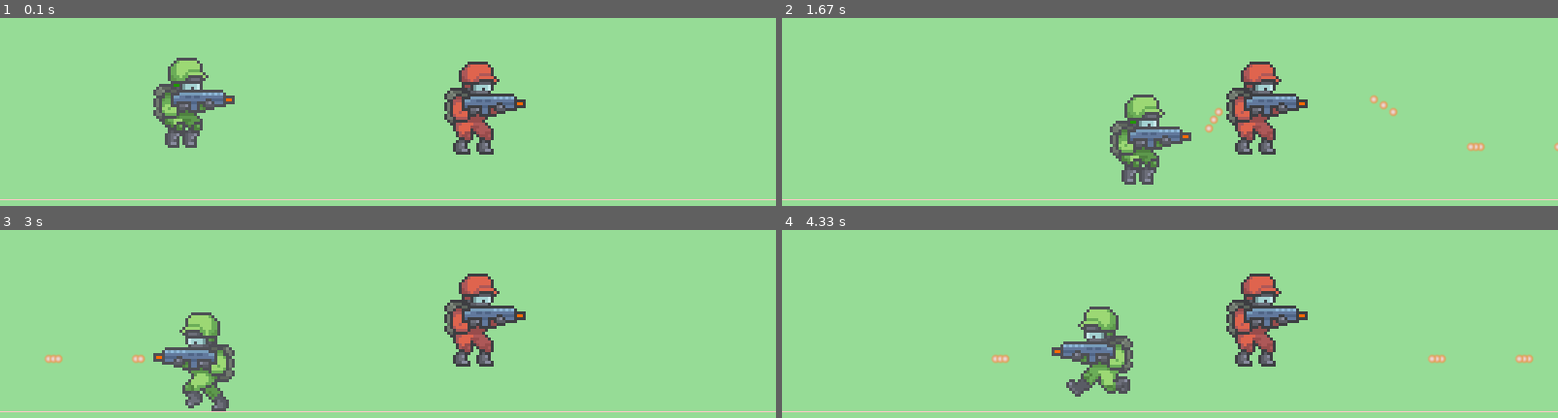
Above: before the commit, frames 1-4 (two rows, left to right).
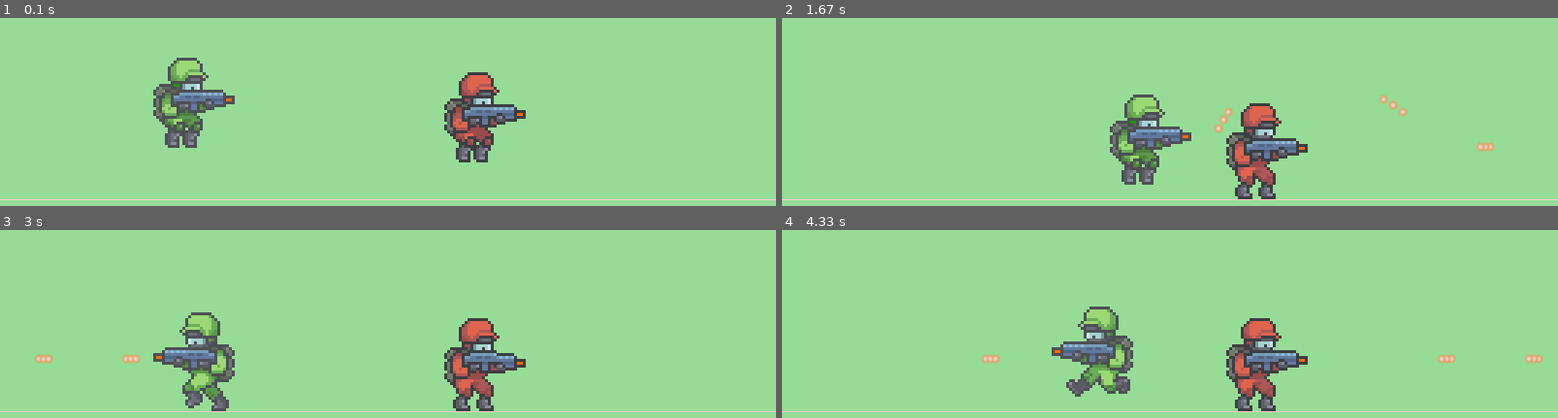
Above: after the commit, the same moments.

Repository: MattJColes/pygame2-testing
Game: pygame game, started from main.py
The game is run twice, just before and just after one commit, with the same random seed, the same clock (stepped at 60 frames per second) and the same inputs.
Inputs:
- Up to frame 1 (0.1 s): no input
- Up to frame 2 (1.67 s): tap Space at 0.33, 0.73, 1.03, 1.23, 1.57 s; hold D 0.67-1.13 s; hold W 1.17-1.47 s; hold D from 1.5 s (still down)
- Up to frame 3 (3 s): tap Space at 1.87, 2.07, 2.37, 2.63, 2.93 s; release D at 1.97 s; hold A 2-2.53 s; hold A 2.57-2.97 s
- Up to frame 4 (4.33 s): hold W 3-3.37 s; tap Space at 3.07, 3.47, 3.77, 4.13 s; hold D 3.4-4.03 s; hold A from 4.07 s (still down)

The runs differ from the first frame. In frame 1, 2.8% of the frame differs, in the area x 57-68%, y 23-77%; in frame 2, 4.9%, in the area x 54-100%, y 23-97%; in frame 3, 4.5%; in frame 4, 4.7%.

Commit message:
Added enemy gravity

Diff:
--- a/main.py
+++ b/main.py
@@ -23,7 +23,8 @@
 bullet_group = pygame.sprite.Group()
 
 enemy01 = game_characters.Character('enemy', 500, 200, 3, 5, GRAVITY)
-
+enemy_move_left = False
+enemy_move_right = False
 
 def draw_background():
     screen.fill(game_background_color)
@@ -35,12 +36,17 @@
     draw_background()
 
     enemy01.draw(screen)
+    enemy01.update_animation()
+    enemy01.draw(screen)
+
+    if enemy01.in_air:
+        enemy01.update_action(2)
+        enemy01.move(enemy_move_left, enemy_move_right)
+    else:
+        enemy01.update_action(0)
 
     player.update_animation()
     player.draw(screen)
-
-    bullet_group.update(screen_width)
-    bullet_group.draw(screen)
 
     if player.alive:
         if shoot:
@@ -53,6 +59,9 @@
         else:
             player.update_action(0)
         player.move(player_move_left, player_move_right)
+
+    bullet_group.update(screen_width)
+    bullet_group.draw(screen)
 
     for event in pygame.event.get():
         if event.type == pygame.KEYDOWN:
